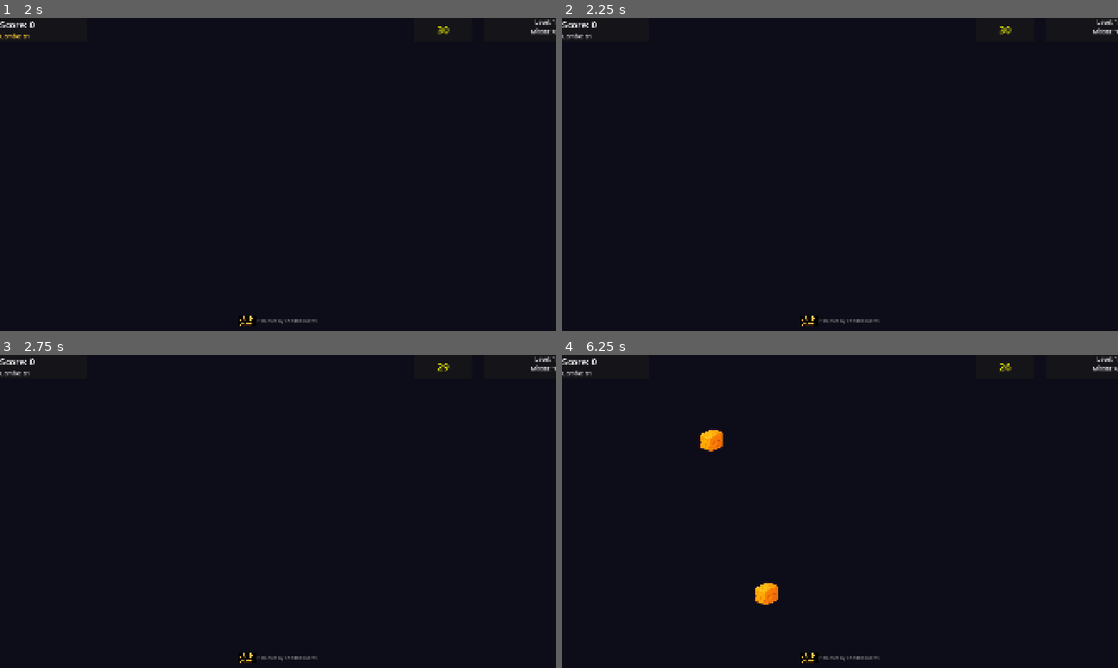
Above: before the commit, frames 1-4 (two rows, left to right).
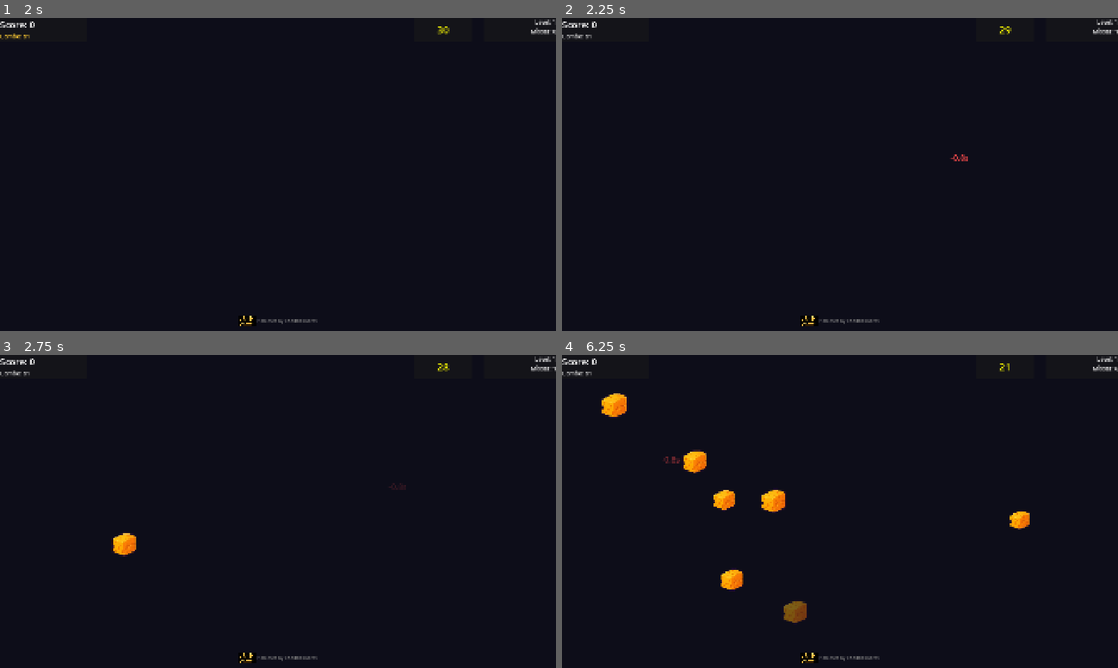
Above: after the commit, the same moments.

Repository: cheddatech/CheddaBoards-Godot
Game: Godot game, scene res://scenes/MainMenu.tscn
Same seed, same stepped clock (60 frames per second), same inputs: the game is played once before the commit and once after it.
Inputs (mouse positions are in pixels of both pictures, inside the frame that each line leads up to):
- Up to frame 1 (2 s): click "PLAY NOW" at 0.5 s; click "LET'S GO!" at 1.25 s
- Up to frame 2 (2.25 s): tap Enter at 2 s; move the mouse to (962, 158) at 2.02 s; click (962, 158) at 2.17 s
- Up to frame 3 (2.75 s): no input
- Up to frame 4 (6.25 s): move the mouse to (728, 527) at 2.77 s; click (728, 527) at 2.92 s; move the mouse to (895, 442) at 3.52 s; click (895, 442) at 3.67 s; move the mouse to (812, 574) at 4.27 s; click (812, 574) at 4.42 s; move the mouse to (1006, 558) at 5.02 s; click (1006, 558) at 5.17 s; move the mouse to (673, 464) at 5.77 s; click (673, 464) at 5.92 s

Frame 1 is identical in both runs. In frame 2, less than 0.1% of the frame differs, in the area x 69-81%, y 3-46%; in frame 3, 0.3%; in frame 4, 2.2%, in the area x 7-85%, y 2-86%.

Commit message:
Add files via upload

Diff:
--- a/example_game/CheddaClickGame.gd
+++ b/example_game/CheddaClickGame.gd
@@ -1,7 +1,12 @@
-# CheddaClickGame.gd v1.0.0
+# CheddaClickGame.gd v1.1.0
 # Standalone clicker game - works with GameWrapper
 # Emits signals that GameWrapper listens to for CheddaBoards integration
 #
+# v1.1.0: Spicier gameplay.
+#          - Loads more cheese: higher per-level target caps and faster,
+#            randomised spawn intervals (SPAWN_TIME_MIN..MAX, scaled by level).
+#          - Off-target clicks now drain the clock (MISS_TIME_PENALTY) with a
+#            red "-Xs" popup.
 # ============================================================
 # SIGNALS (required by GameWrapper)
 # ============================================================
@@ -42,21 +47,25 @@
 const TARGET_MAX_LIFETIME: float = 8.0
 const MAX_TARGETS_ON_SCREEN: int = 5
 
-# Spawn timing
-const SPAWN_TIME_MIN: float = 0.5
-const SPAWN_TIME_MAX: float = 2.0
+# Spawn timing (randomised each spawn between MIN and MAX, then scaled by level)
+const SPAWN_TIME_MIN: float = 0.3
+const SPAWN_TIME_MAX: float = 1.2
 
 # Time extension
 const TIME_BONUS_PER_HIT: float = 0.15
 const TIME_BONUS_PER_LEVEL: float = 3.0
 const MAX_TIME: float = 45.0
+
+# Time penalty — clicking empty space (off-target) drains the clock.
+# Also handy for recording: spam empty space to fast-forward a take.
+const MISS_TIME_PENALTY: float = 0.75
 
 # Level system
 const LEVEL_THRESHOLDS: Array[int] = [0, 1000, 2500, 5000, 8000]
 const LEVEL_SPEED_MULT: Array[float] = [1.0, 1.1, 1.2, 1.35, 1.5]
 const LEVEL_SPAWN_MULT: Array[float] = [1.0, 0.85, 0.7, 0.55, 0.4]
 const LEVEL_SIZE_MULT: Array[float] = [1.0, 0.95, 0.9, 0.85, 0.8]
-const LEVEL_MAX_TARGETS: Array[int] = [5, 6, 7, 8, 10]
+const LEVEL_MAX_TARGETS: Array[int] = [8, 11, 14, 17, 22]
 const MAX_LEVEL: int = 5
 
 # ============================================================
@@ -125,7 +134,7 @@
 
 	_clear_all_targets()
 
-	spawn_timer.wait_time = SPAWN_TIME_MAX
+	spawn_timer.wait_time = _next_spawn_interval()
 	spawn_timer.start()
 
 	# Emit initial state
@@ -213,9 +222,16 @@
 # ============================================================
 
 func _on_spawn_timer_timeout():
+	# Randomise the next interval (scaled by level) so the board fills organically
+	spawn_timer.wait_time = _next_spawn_interval()
 	if is_game_over or active_targets.size() >= _get_level_max_targets():
 		return
 	_spawn_target()
+
+func _next_spawn_interval() -> float:
+	"""Random spawn gap between MIN and MAX, tightened as the level climbs."""
+	var spawn_mult = LEVEL_SPAWN_MULT[current_level - 1]
+	return randf_range(SPAWN_TIME_MIN, SPAWN_TIME_MAX) * spawn_mult
 
 func _spawn_target():
 	var target = _create_target()
@@ -291,7 +307,7 @@
 		return
 
 	if event is InputEventMouseButton and event.pressed and event.button_index == MOUSE_BUTTON_LEFT:
-		_register_miss()
+		_register_miss(event.position)
 
 func _hit_target(target: Control):
 	if not is_instance_valid(target):
@@ -333,10 +349,24 @@
 	_reset_combo()
 	stats_changed.emit(total_hits, total_misses, current_level)
 
-func _register_miss():
+func _register_miss(at_pos: Vector2 = Vector2.ZERO):
 	total_misses += 1
 	_reset_combo()
+	# Clicking empty space costs time (and is a quick fast-forward for recording)
+	_apply_time_penalty(MISS_TIME_PENALTY, at_pos)
 	stats_changed.emit(total_hits, total_misses, current_level)
+
+func _apply_time_penalty(amount: float, at_pos: Vector2):
+	"""Drain the clock by `amount` seconds, flash a popup, end if it hits zero."""
+	if amount <= 0:
+		return
+	_add_time(-amount)
+	time_changed.emit(time_remaining, MAX_TIME)
+	if at_pos != Vector2.ZERO:
+		_show_time_penalty_popup(at_pos, amount)
+	if time_remaining <= 0:
+		time_remaining = 0
+		_end_game()
 
 func _reset_combo():
 	combo_count = 0
@@ -365,8 +395,8 @@
 
 	var time_added = _add_time(TIME_BONUS_PER_LEVEL)
 
-	var spawn_mult = LEVEL_SPAWN_MULT[current_level - 1]
-	spawn_timer.wait_time = SPAWN_TIME_MAX * spawn_mult
+	# Next spawn picks up the new level's faster cadence
+	spawn_timer.wait_time = _next_spawn_interval()
 
 	_show_level_up_popup(time_added)
 
@@ -395,6 +425,22 @@
 # ============================================================
 # VISUAL FEEDBACK
 # ============================================================
+
+func _show_time_penalty_popup(pos: Vector2, amount: float):
+	var popup = Label.new()
+	popup.text = "-%.1fs" % amount
+	popup.horizontal_alignment = HORIZONTAL_ALIGNMENT_CENTER
+	popup.position = pos - Vector2(40, 20)
+	popup.add_theme_color_override("font_color", Color(1.0, 0.3, 0.3))
+	popup.add_theme_font_size_override("font_size", 28)
+	popup.mouse_filter = Control.MOUSE_FILTER_IGNORE  # never eat a click
+	game_area.add_child(popup)
+
+	var tween = create_tween()
+	tween.set_parallel(true)
+	tween.tween_property(popup, "position:y", pos.y - 60, 0.7)
+	tween.tween_property(popup, "modulate:a", 0, 0.7)
+	tween.chain().tween_callback(popup.queue_free)
 
 func _show_score_popup(pos: Vector2, points: int, is_bonus: bool):
 	var popup = Label.new()
